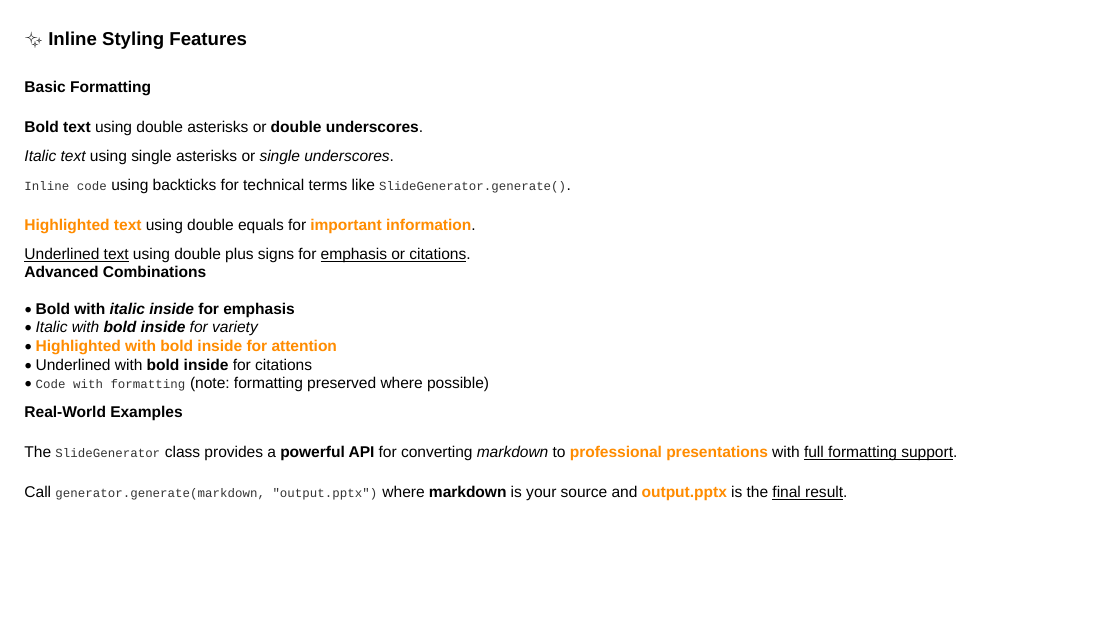
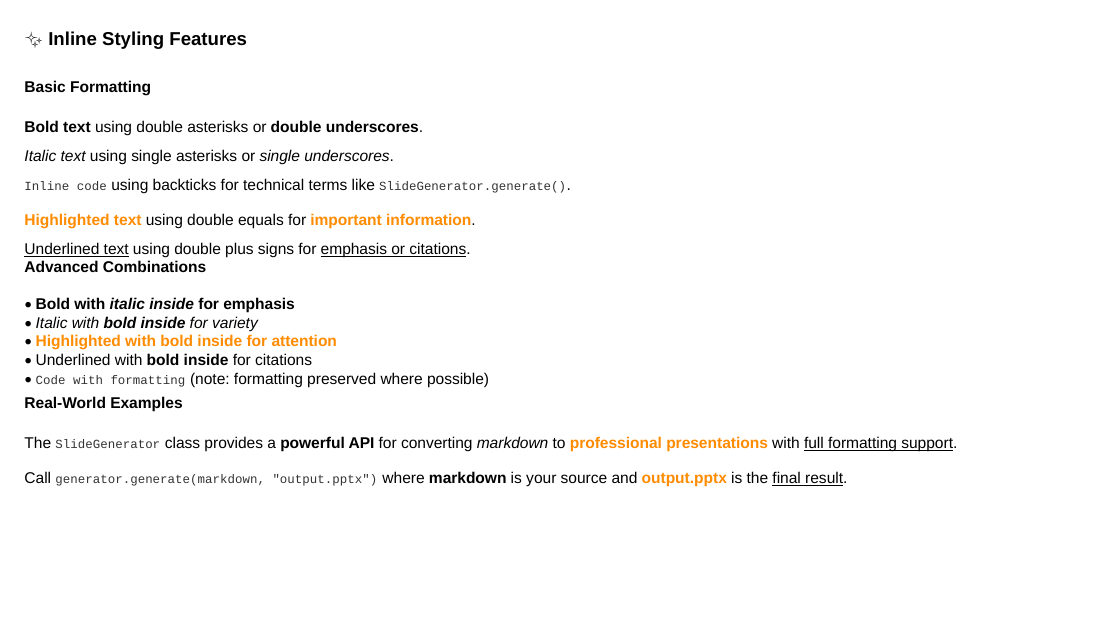
Before and after one commit to louisazhou/slidegenerator, a slide deck: slide 2 of output/comprehensive_demo_default.pptx. Drawn at 1120x630 pixels with LibreOffice and Linux fonts; fonts in the diff are those of the drawing. Boxes give left, top, right and bottom in pixels: in the first picture for what was removed or moved away, otherwise in the second. Text is boxed around its words. In the diff, an @@ line names an element or a change of style, - is before the commit and + after.

```diff
--- a/output/comprehensive_demo_default.pptx
+++ b/output/comprehensive_demo_default.pptx
@@ 3 texts: place and size @@
-3 texts at [24, 218, 476, 277]
+3 texts at [24, 213, 476, 272]
@@ text "• Bold with italic inside ...": place and size @@
-text "• Bold with italic inside ..." at [36, 302, 489, 392]
+text "• Bold with italic inside ..." at [36, 297, 489, 387]
@@ text "Real-World Examples": place and size @@
-text "Real-World Examples" at [24, 405, 182, 420]
+text "Real-World Examples" at [24, 396, 182, 412]
@@ text "The SlideGenerator class provides a ...": place and size @@
-text "The SlideGenerator class provides a ..." at [24, 445, 957, 461]
+text "The SlideGenerator class provides a ..." at [24, 436, 957, 451]
@@ text "Call generator.generate(markdown, "output.pptx") where markd ...": place and size @@
-text "Call generator.generate(markdown, "output.pptx") where markd ..." at [24, 485, 847, 500]
+text "Call generator.generate(markdown, "output.pptx") where markd ..." at [24, 471, 847, 486]
```
Also in this commit, not shown: 6 other slides changed, 10 other files.
